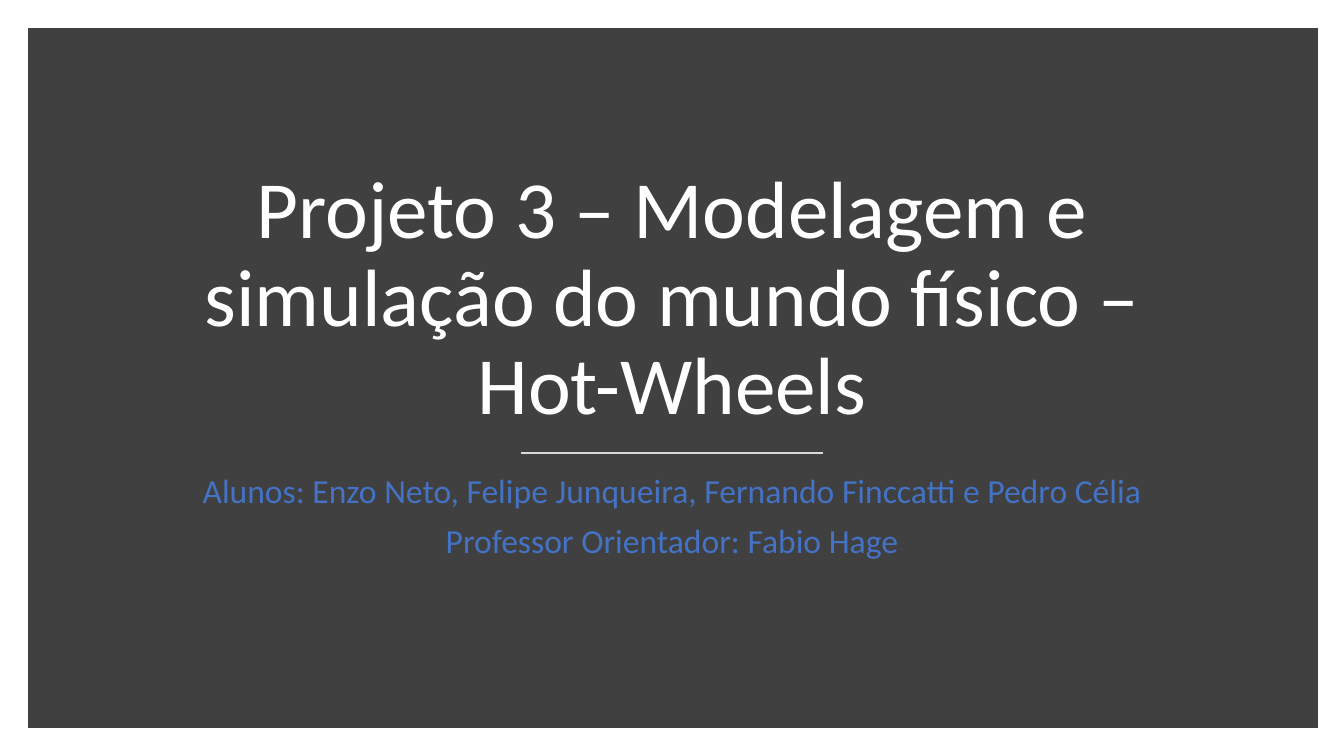
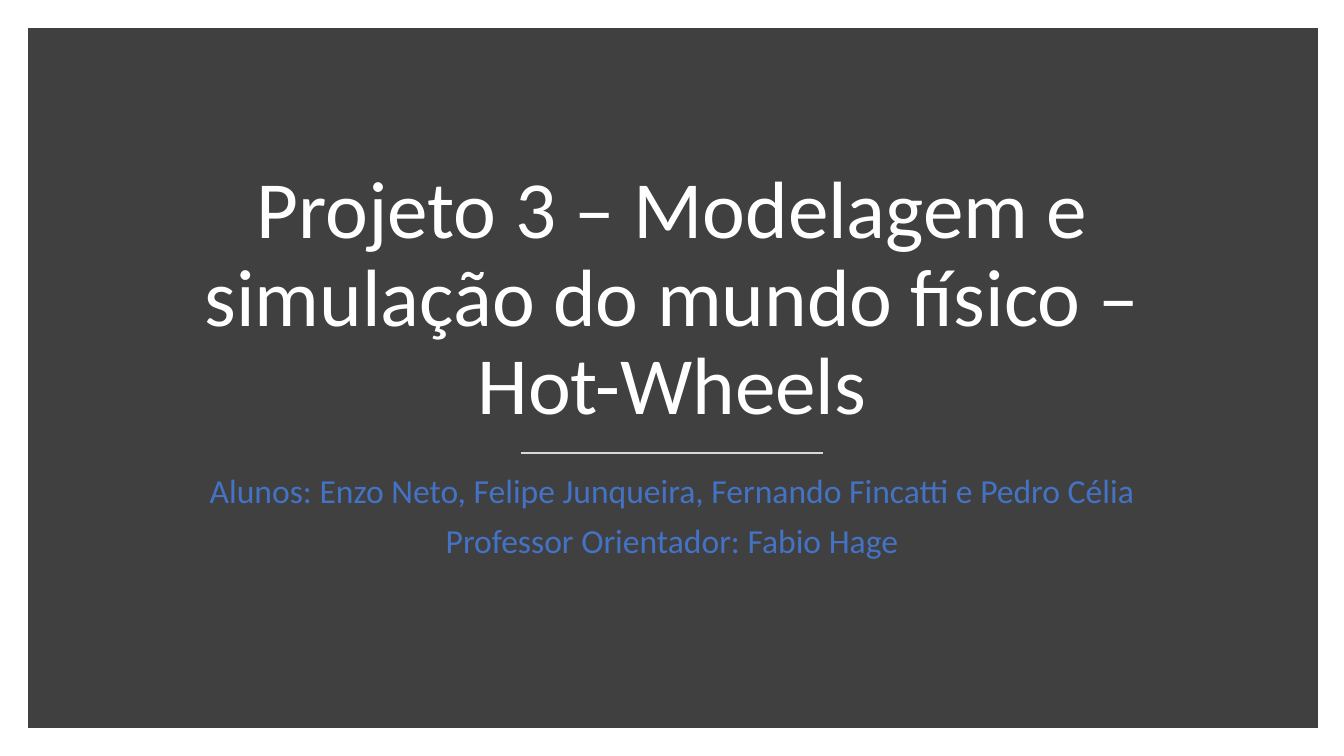
Before and after one commit to pedrocelia/Hot-Wheels, a slide deck: slide 1 of Projeto 3 – Modelagem e simulação do mundo.pptx. Drawn at 1344x756 pixels with LibreOffice and Linux fonts; fonts in the diff are those of the drawing. Boxes give left, top, right and bottom in pixels: in the first picture for what was removed or moved away, otherwise in the second. Text is boxed around its words. In the diff, an @@ line names an element or a change of style, - is before the commit and + after.

```diff
--- a/Projeto 3 – Modelagem e simulação do mundo.pptx
+++ b/Projeto 3 – Modelagem e simulação do mundo.pptx
@@ subtitle at (210,479,1134,509): text changed @@
-Alunos: Enzo Neto, Felipe Junqueira, Fernando Finccatti e Pedro Célia
+Alunos: Enzo Neto, Felipe Junqueira, Fernando Fincatti e Pedro Célia
```
Also in this commit, not shown: 3 other slides changed, 1 slide added, 1 other file.
